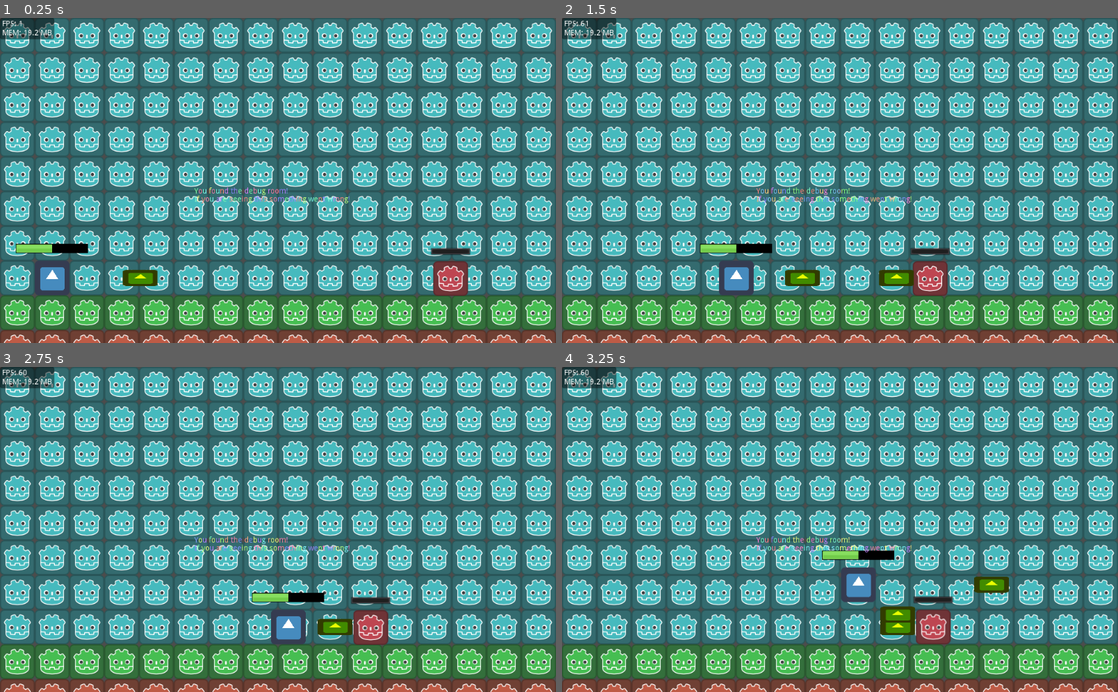
Above: before the commit, frames 1-4 (two rows, left to right).
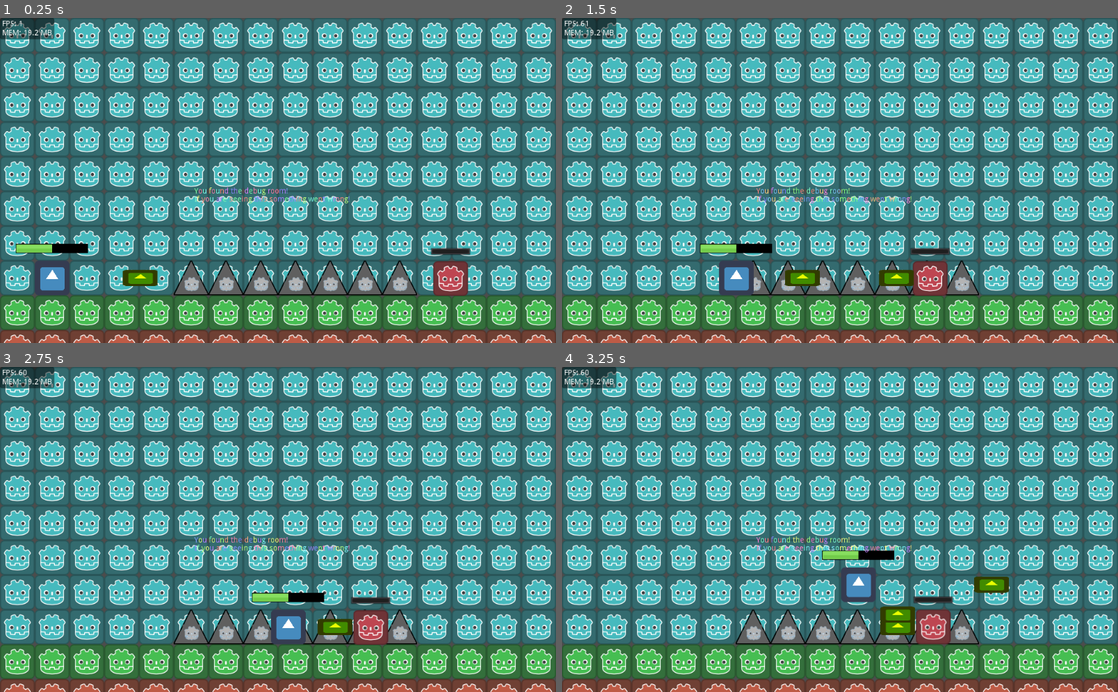
Above: after the commit, the same moments.

Repository: Vortex2Oblivion/GodotFormer
Game: Godot game, scene res://source/scenes/MainScene.tscn
Two runs of this game, one before a commit and one after it. Both use one fixed random seed, a clock stepped at 60 frames per second and the inputs below. This scene is started directly instead of the project's main scene. The engine's default icon, where the game draws it, is replaced by a stand-in: a white triangle on a blue panel in a dark square.
Inputs:
- Up to frame 1 (0.25 s): no input
- Up to frame 2 (1.5 s): hold D (move_right) 0.53-1.28 s; hold Space (shoot) 0.53-1.28 s; hold S (move_down) from 1.28 s (still down); tap Space (shoot) at 1.35 s
- Up to frame 3 (2.75 s): release S (move_down) at 2.03 s; hold D (move_right) from 2.03 s (still down); hold Space (shoot) from 2.03 s (still down)
- Up to frame 4 (3.25 s): release D (move_right) at 2.78 s; release Space (shoot) at 2.78 s; hold W (move_up) from 2.78 s (still down); tap Space (shoot) at 2.85 s

The runs differ from the first frame. In frame 1, 2.7% of the frame differs, in the area x 31-75%, y 74-86%; in frame 2, 1.8%; in frame 3, 1.8%; in frame 4, 2.1%.

Commit message:
a

Diff:
--- a/project.godot
+++ b/project.godot
@@ -54,6 +54,7 @@
 shoot={
 "deadzone": 0.5,
 "events": [ Object(InputEventKey,"resource_local_to_scene":false,"resource_name":"","device":0,"alt":false,"shift":false,"control":false,"meta":false,"command":false,"pressed":false,"scancode":0,"physical_scancode":32,"unicode":0,"echo":false,"script":null)
+, Object(InputEventMouseButton,"resource_local_to_scene":false,"resource_name":"","device":0,"alt":false,"shift":false,"control":false,"meta":false,"command":false,"button_mask":0,"position":Vector2( 0, 0 ),"global_position":Vector2( 0, 0 ),"factor":1.0,"button_index":1,"pressed":false,"doubleclick":false,"script":null)
  ]
 }
 togglegravity={
--- a/source/scenes/MainScene.tscn
+++ b/source/scenes/MainScene.tscn
@@ -1,93 +1,13 @@
-[gd_scene load_steps=16 format=2]
+[gd_scene load_steps=11 format=2]
 
 [ext_resource path="res://source/scenes/Player.tscn" type="PackedScene" id=1]
 [ext_resource path="res://source/scripts/Player.gd" type="Script" id=2]
 [ext_resource path="res://source/scripts/MainScene.gd" type="Script" id=3]
 [ext_resource path="res://source/scenes/Enemy.tscn" type="PackedScene" id=4]
 [ext_resource path="res://source/scenes/DebugText.tscn" type="PackedScene" id=5]
-[ext_resource path="res://assets/images/grass.png" type="Texture" id=6]
-[ext_resource path="res://assets/images/sky.png" type="Texture" id=7]
-[ext_resource path="res://assets/images/dirt.png" type="Texture" id=8]
+[ext_resource path="res://tilemaps/Assets.tres" type="TileSet" id=6]
+[ext_resource path="res://tilemaps/Spikes.tres" type="TileSet" id=7]
 [ext_resource path="res://source/scenes/Bullet.tscn" type="PackedScene" id=9]
-[ext_resource path="res://assets/images/pointy things/Steel_Spike.png" type="Texture" id=10]
-
-[sub_resource type="ConvexPolygonShape2D" id=2]
-points = PoolVector2Array( 64, 64, 0, 64, 0, 0, 64, 0 )
-
-[sub_resource type="ConvexPolygonShape2D" id=5]
-points = PoolVector2Array( 269.25, 371.25, 297.25, 375.25, 320, 426.25, 320, 448, 0, 448, 1.25, 397.25, 37.25, 385.25, 148.25, 0 )
-
-[sub_resource type="TileSet" id=1]
-0/name = "grass.png 0"
-0/texture = ExtResource( 6 )
-0/tex_offset = Vector2( 0, 0 )
-0/modulate = Color( 1, 1, 1, 1 )
-0/region = Rect2( 0, 0, 64, 64 )
-0/tile_mode = 0
-0/occluder_offset = Vector2( 0, 0 )
-0/navigation_offset = Vector2( 0, 0 )
-0/shape_offset = Vector2( 0, 0 )
-0/shape_transform = Transform2D( 1, 0, 0, 1, 0, 0 )
-0/shape = SubResource( 2 )
-0/shape_one_way = false
-0/shape_one_way_margin = 1.0
-0/shapes = [ {
-"autotile_coord": Vector2( 0, 0 ),
-"one_way": false,
-"one_way_margin": 1.0,
-"shape": SubResource( 2 ),
-"shape_transform": Transform2D( 1, 0, 0, 1, 0, 0 )
-} ]
-0/z_index = 0
-1/name = "sky.png 1"
-1/texture = ExtResource( 7 )
-1/tex_offset = Vector2( 0, 0 )
-1/modulate = Color( 1, 1, 1, 1 )
-1/region = Rect2( 0, 0, 64, 64 )
-1/tile_mode = 0
-1/occluder_offset = Vector2( 0, 0 )
-1/navigation_offset = Vector2( 0, 0 )
-1/shape_offset = Vector2( 0, 0 )
-1/shape_transform = Transform2D( 1, 0, 0, 1, 0, 0 )
-1/shape_one_way = false
-1/shape_one_way_margin = 0.0
-1/shapes = [  ]
-1/z_index = 0
-2/name = "dirt.png 2"
-2/texture = ExtResource( 8 )
-2/tex_offset = Vector2( 0, 0 )
-2/modulate = Color( 1, 1, 1, 1 )
-2/region = Rect2( 0, 0, 64, 64 )
-2/tile_mode = 0
-2/occluder_offset = Vector2( 0, 0 )
-2/navigation_offset = Vector2( 0, 0 )
-2/shape_offset = Vector2( 0, 0 )
-2/shape_transform = Transform2D( 1, 0, 0, 1, 0, 0 )
-2/shape_one_way = false
-2/shape_one_way_margin = 0.0
-2/shapes = [  ]
-2/z_index = 0
-3/name = "Steel_Spike.png 3"
-3/texture = ExtResource( 10 )
-3/tex_offset = Vector2( 0, 0 )
-3/modulate = Color( 1, 1, 1, 1 )
-3/region = Rect2( 0, 0, 320, 448 )
-3/tile_mode = 0
-3/occluder_offset = Vector2( 0, 0 )
-3/navigation_offset = Vector2( 0, 0 )
-3/shape_offset = Vector2( 0, 0 )
-3/shape_transform = Transform2D( 1, 0, 0, 1, 0, 0 )
-3/shape = SubResource( 5 )
-3/shape_one_way = false
-3/shape_one_way_margin = 1.0
-3/shapes = [ {
-"autotile_coord": Vector2( 0, 0 ),
-"one_way": false,
-"one_way_margin": 1.0,
-"shape": SubResource( 5 ),
-"shape_transform": Transform2D( 1, 0, 0, 1, 0, 0 )
-} ]
-3/z_index = 0
 
 [sub_resource type="Shader" id=3]
 code = "// HSV to RBG from https://www.rapidtables.com/convert/color/hsv-to-rgb.html
@@ -135,9 +55,16 @@
 [node name="YSort" type="YSort" parent="."]
 
 [node name="TileMap" type="TileMap" parent="."]
-tile_set = SubResource( 1 )
+tile_set = ExtResource( 6 )
 format = 1
 tile_data = PoolIntArray( 0, 1, 0, 1, 1, 0, 2, 1, 0, 3, 1, 0, 4, 1, 0, 5, 1, 0, 6, 1, 0, 7, 1, 0, 8, 1, 0, 9, 1, 0, 10, …(2057 unchanged characters)…
+
+[node name="SpikeMap" type="TileMap" parent="."]
+tile_set = ExtResource( 7 )
+collision_layer = 0
+collision_mask = 0
+format = 1
+tile_data = PoolIntArray( 458757, 0, 0, 458758, 0, 0, 458759, 0, 0, 458760, 0, 0, 458761, 0, 0, 458762, 0, 0, 458763, 0, 0 )
 
 [node name="Enemy" parent="." instance=ExtResource( 4 )]
 position = Vector2( 928, 478 )
--- a/source/scripts/Player.gd
+++ b/source/scripts/Player.gd
@@ -24,8 +24,6 @@
 	var bullet = bulletPath.instance()
 	get_parent().add_child(bullet)
 	bullet.position = $Position2D.global_position
-# _physics_process is called after the inherited _physics_process function.
-# This allows the Player and Enemy scenes to be affected by gravity.
 func _physics_process(delta):
 	if Input.is_action_pressed("move_right"):
 		position.x += speed * delta
--- /dev/null
+++ b/tilemaps/Assets.tres
@@ -0,0 +1,109 @@
+[gd_resource type="TileSet" load_steps=9 format=2]
+
+[ext_resource path="res://assets/images/fucking godot spike lmao.png" type="Texture" id=1]
+[ext_resource path="res://assets/images/dirt.png" type="Texture" id=2]
+[ext_resource path="res://assets/images/grass.png" type="Texture" id=3]
+[ext_resource path="res://assets/images/sky.png" type="Texture" id=4]
+[ext_resource path="res://assets/images/pointy things/Steel_Spike.png" type="Texture" id=5]
+
+[sub_resource type="ConvexPolygonShape2D" id=2]
+points = PoolVector2Array( 64, 64, 0, 64, 0, 0, 64, 0 )
+
+[sub_resource type="ConvexPolygonShape2D" id=5]
+points = PoolVector2Array( 269.25, 371.25, 297.25, 375.25, 320, 426.25, 320, 448, 0, 448, 1.25, 397.25, 37.25, 385.25, 148.25, 0 )
+
+[sub_resource type="ConvexPolygonShape2D" id=6]
+points = PoolVector2Array( 0, 64, 32, 0, 64, 64 )
+
+[resource]
+0/name = "grass.png 0"
+0/texture = ExtResource( 3 )
+0/tex_offset = Vector2( 0, 0 )
+0/modulate = Color( 1, 1, 1, 1 )
+0/region = Rect2( 0, 0, 64, 64 )
+0/tile_mode = 0
+0/occluder_offset = Vector2( 0, 0 )
+0/navigation_offset = Vector2( 0, 0 )
+0/shape_offset = Vector2( 0, 0 )
+0/shape_transform = Transform2D( 1, 0, 0, 1, 0, 0 )
+0/shape = SubResource( 2 )
+0/shape_one_way = false
+0/shape_one_way_margin = 1.0
+0/shapes = [ {
+"autotile_coord": Vector2( 0, 0 ),
+"one_way": false,
+"one_way_margin": 1.0,
+"shape": SubResource( 2 ),
+"shape_transform": Transform2D( 1, 0, 0, 1, 0, 0 )
+} ]
+0/z_index = 0
+1/name = "sky.png 1"
+1/texture = ExtResource( 4 )
+1/tex_offset = Vector2( 0, 0 )
+1/modulate = Color( 1, 1, 1, 1 )
+1/region = Rect2( 0, 0, 64, 64 )
+1/tile_mode = 0
+1/occluder_offset = Vector2( 0, 0 )
+1/navigation_offset = Vector2( 0, 0 )
+1/shape_offset = Vector2( 0, 0 )
+1/shape_transform = Transform2D( 1, 0, 0, 1, 0, 0 )
+1/shape_one_way = false
+1/shape_one_way_margin = 0.0
+1/shapes = [  ]
+1/z_index = 0
+2/name = "dirt.png 2"
+2/texture = ExtResource( 2 )
+2/tex_offset = Vector2( 0, 0 )
+2/modulate = Color( 1, 1, 1, 1 )
+2/region = Rect2( 0, 0, 64, 64 )
+2/tile_mode = 0
+2/occluder_offset = Vector2( 0, 0 )
+2/navigation_offset = Vector2( 0, 0 )
+2/shape_offset = Vector2( 0, 0 )
+2/shape_transform = Transform2D( 1, 0, 0, 1, 0, 0 )
+2/shape_one_way = false
+2/shape_one_way_margin = 0.0
+2/shapes = [  ]
+2/z_index = 0
+3/name = "Steel_Spike.png 3"
+3/texture = ExtResource( 5 )
+3/tex_offset = Vector2( 0, 0 )
+3/modulate = Color( 1, 1, 1, 1 )
+3/region = Rect2( 0, 0, 320, 448 )
+3/tile_mode = 0
+3/occluder_offset = Vector2( 0, 0 )
+3/navigation_offset = Vector2( 0, 0 )
+3/shape_offset = Vector2( 0, 0 )
+3/shape_transform = Transform2D( 1, 0, 0, 1, 0, 0 )
+3/shape = SubResource( 5 )
+3/shape_one_way = false
+3/shape_one_way_margin = 1.0
+3/shapes = [ {
+"autotile_coord": Vector2( 0, 0 ),
+"one_way": false,
+"one_way_margin": 1.0,
+"shape": SubResource( 5 ),
+"shape_transform": Transform2D( 1, 0, 0, 1, 0, 0 )
+} ]
+3/z_index = 0
+4/name = "fucking godot spike lmao.png 4"
+4/texture = ExtResource( 1 )
+4/tex_offset = Vector2( 0, 0 )
+4/modulate = Color( 1, 1, 1, 1 )
+4/region = Rect2( 0, 0, 64, 64 )
+4/tile_mode = 0
+4/occluder_offset = Vector2( 0, 0 )
+4/navigation_offset = Vector2( 0, 0 )
+4/shape_offset = Vector2( 0, 0 )
+4/shape_transform = Transform2D( 1, 0, 0, 1, 0, 0 )
+4/shape = SubResource( 6 )
+4/shape_one_way = false
+4/shape_one_way_margin = 1.0
+4/shapes = [ {
+"autotile_coord": Vector2( 0, 0 ),
+"one_way": false,
+"one_way_margin": 1.0,
+"shape": SubResource( 6 ),
+"shape_transform": Transform2D( 1, 0, 0, 1, 0, 0 )
+} ]
+4/z_index = 0
--- /dev/null
+++ b/tilemaps/Spikes.tres
@@ -0,0 +1,29 @@
+[gd_resource type="TileSet" load_steps=3 format=2]
+
+[ext_resource path="res://assets/images/fucking godot spike lmao.png" type="Texture" id=1]
+
+[sub_resource type="ConvexPolygonShape2D" id=1]
+points = PoolVector2Array( 64, 64, 0, 64, 0, 0, 64, 0 )
+
+[resource]
+0/name = "fucking godot spike lmao.png 0"
+0/texture = ExtResource( 1 )
+0/tex_offset = Vector2( 0, 0 )
+0/modulate = Color( 1, 1, 1, 1 )
+0/region = Rect2( 0, 0, 64, 64 )
+0/tile_mode = 0
+0/occluder_offset = Vector2( 0, 0 )
+0/navigation_offset = Vector2( 0, 0 )
+0/shape_offset = Vector2( 0, 0 )
+0/shape_transform = Transform2D( 1, 0, 0, 1, 0, 0 )
+0/shape = SubResource( 1 )
+0/shape_one_way = false
+0/shape_one_way_margin = 1.0
+0/shapes = [ {
+"autotile_coord": Vector2( 0, 0 ),
+"one_way": false,
+"one_way_margin": 1.0,
+"shape": SubResource( 1 ),
+"shape_transform": Transform2D( 1, 0, 0, 1, 0, 0 )
+} ]
+0/z_index = 0
Binary file added: assets/images/fucking godot spike lmao.png
Not shown, added: assets/images/fucking godot spike lmao.png.import
